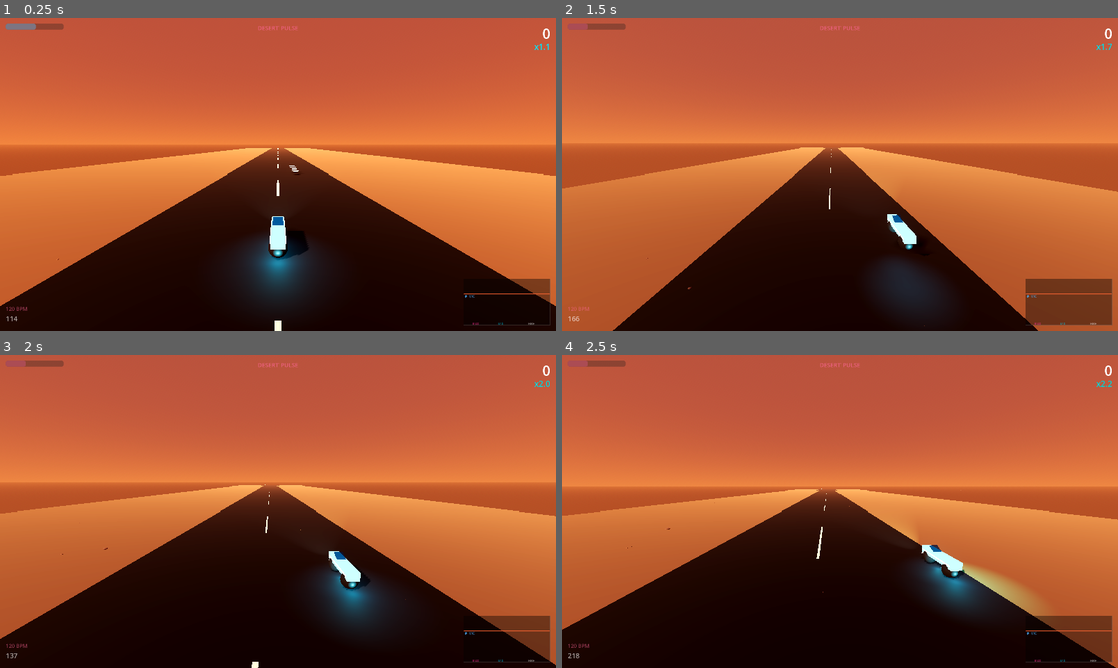
Above: before the commit, frames 1-4 (two rows, left to right).
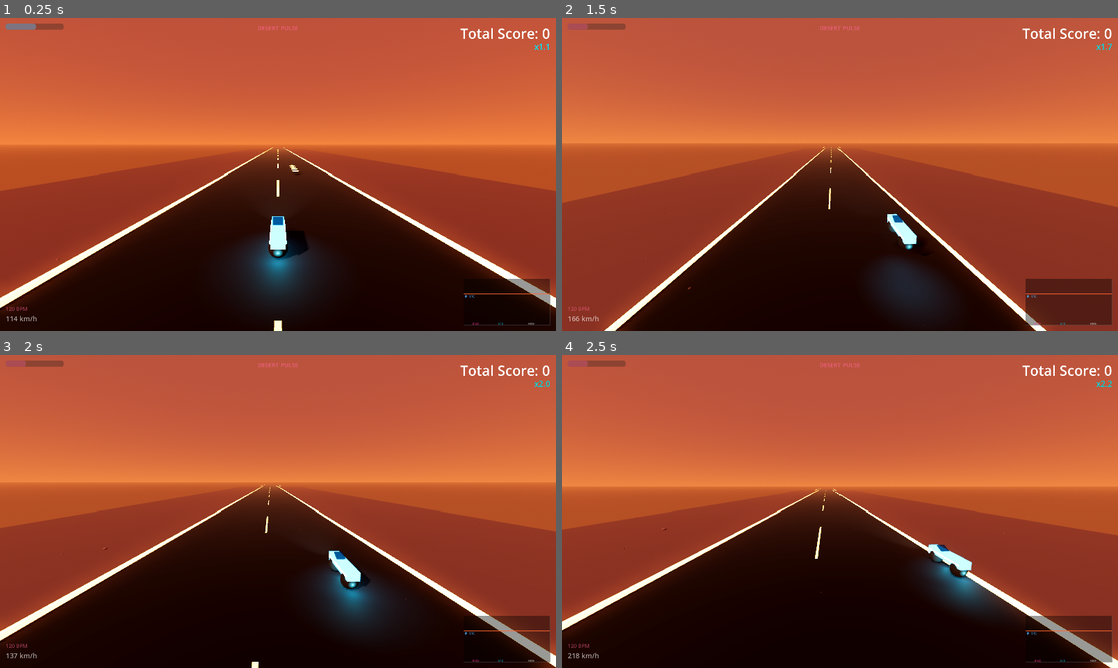
Above: after the commit, the same moments.

Repository: scschwa/claude-code-app-moto-game
Game: Godot game, scene res://scenes/main.tscn
Two runs of this game, one before a commit and one after it. Both use one fixed random seed, a clock stepped at 60 frames per second and the inputs below.
Inputs:
- Up to frame 1 (0.25 s): no input
- Up to frame 2 (1.5 s): hold E (lane_switch_right) 0.53-1.28 s; tap Shift (boost) at 0.6, 1.35 s; tap Space (jump) at 0.77 s; hold S (brake) from 1.28 s (still down)
- Up to frame 3 (2 s): keep holding S (brake); tap Space (jump) at 1.52 s
- Up to frame 4 (2.5 s): release S (brake) at 2.03 s; hold E (lane_switch_right) from 2.03 s (still down); tap Shift (boost) at 2.1 s

The runs differ from the first frame. In frame 1, 22% of the frame differs, in the area x 0-100%, y 3-100%; in frame 2, 30%; in frame 3, 22%; in frame 4, 22%.

Commit message:
Add gameplay polish: void edges, obstacle break, combo popups, curve tracking, AA
- Richer coin SFX: low 280-600Hz bell/gong with sub-bass, FM synthesis, shimmer
- Road drop-off edges: void material with purple emission, glowing orange edge strips
- Off-road detection: bike blinks out and respawns at road center
- Bike follows road curves: lateral clamp now relative to road_center_x
- Score label: "Total Score:" prefix with alarm-clock monospace font (Consolas)
- 3D combo popups: centered below bike, text scales aggressively with combo count
- Speed label: now shows "km/h" unit
- Edge smoothing: MSAA 4X + FXAA via viewport settings
- Obstacle break-apart: flash + 5 spinning/flying/fading fragments on collision
- Coin pickup radius: 1.5x larger (0.6 → 0.9) for forgiving collection
- Road edge clamp margin reduced (1.0 → 0.5) for tighter steering

Co-Authored-By: Claude Opus 4.6 <noreply@anthropic.com>

Diff:
--- a/scenes/hud.tscn
+++ b/scenes/hud.tscn
@@ -10,14 +10,14 @@
 anchors_preset = 1
 anchor_left = 1.0
 anchor_right = 1.0
-offset_left = -300.0
+offset_left = -550.0
 offset_top = 20.0
 offset_right = -20.0
 offset_bottom = 80.0
 theme_override_colors/font_color = Color(1, 1, 1, 1)
 theme_override_font_sizes/font_size = 48
 horizontal_alignment = 2
-text = "0"
+text = "Total Score: 0"
 
 [node name="MultiplierLabel" type="Label" parent="."]
 visible = false
@@ -64,11 +64,11 @@
 anchor_bottom = 1.0
 offset_left = 20.0
 offset_top = -60.0
-offset_right = 160.0
+offset_right = 240.0
 offset_bottom = -20.0
 theme_override_colors/font_color = Color(1, 1, 1, 0.6)
 theme_override_font_sizes/font_size = 24
-text = "0"
+text = "0 km/h"
 
 [node name="BPMLabel" type="Label" parent="."]
 anchors_preset = 2
--- a/scripts/bike_controller.gd
+++ b/scripts/bike_controller.gd
@@ -4,7 +4,7 @@
 ## jumping, boosting, and visual lean/tilt animations.
 
 signal coin_collected(value: int)
-signal obstacle_hit
+signal obstacle_hit(obstacle_area: Area3D)
 
 # --- Tuning --- (dialed back: 15% of diff for calm, 50% for loud)
 @export var base_speed: float = 28.5      # Dialed back: orig 30, prev 20 → 15%
@@ -39,6 +39,7 @@
 
 # Road bounds (updated by road generator)
 var road_half_width: float = 7.0
+var road_center_x: float = 0.0  # Curve offset — where the road center is in world X
 
 
 func _ready() -> void:
@@ -67,9 +68,18 @@
 	if Input.is_action_just_pressed("lane_switch_right"):
 		lateral_position += lane_width
 
-	# Clamp to road bounds
-	var max_x := road_half_width - 1.0
-	lateral_position = clampf(lateral_position, -max_x, max_x)
+	# Off-road safety net: if bike overshoots road edge, trigger hit and respawn center
+	var offset_from_road := lateral_position - road_center_x
+	if absf(offset_from_road) > road_half_width and invincible_timer <= 0.0:
+		obstacle_hit.emit(null)
+		invincible_timer = 2.0
+		current_speed *= 0.5
+		lateral_position = road_center_x  # Respawn at road center
+
+	# Clamp to road bounds (relative to road center)
+	var road_min := road_center_x - road_half_width + 0.5
+	var road_max := road_center_x + road_half_width - 0.5
+	lateral_position = clampf(lateral_position, road_min, road_max)
 
 	# Jump
 	if Input.is_action_just_pressed("jump") and is_grounded:
@@ -181,7 +191,7 @@
 		area.queue_free()
 	elif area.is_in_group("obstacle"):
 		if invincible_timer <= 0.0:
-			obstacle_hit.emit()
+			obstacle_hit.emit(area)
 			invincible_timer = 2.0
 			current_speed *= 0.5
 			# Controller rumble
--- a/scripts/hud.gd
+++ b/scripts/hud.gd
@@ -19,6 +19,14 @@
 func _ready() -> void:
 	if beat_flash:
 		beat_flash.color = Color(1.0, 1.0, 1.0, 0.0)
+
+	# Alarm-clock style monospace font for score display
+	if score_label:
+		var mono_font := SystemFont.new()
+		mono_font.font_names = PackedStringArray(["Consolas", "Courier New", "Lucida Console"])
+		mono_font.antialiasing = TextServer.FONT_ANTIALIASING_LCD
+		score_label.add_theme_font_override("font", mono_font)
+
 	# Wire the visualizer to the audio reactor (deferred so audio_reactor is set by main.gd)
 	_wire_visualizer.call_deferred()
 
@@ -45,7 +53,7 @@
 
 func update_score(value: int) -> void:
 	if score_label:
-		score_label.text = "%d" % value
+		score_label.text = "Total Score: %d" % value
 		var tween := create_tween()
 		tween.tween_property(score_label, "scale", Vector2(1.3, 1.3), 0.05)
 		tween.tween_property(score_label, "scale", Vector2(1.0, 1.0), 0.15)
@@ -62,16 +70,10 @@
 			multiplier_label.visible = false
 
 
-func update_combo(value: int) -> void:
+func update_combo(_value: int) -> void:
+	# Combo display is now handled by 3D world-space popups from main.gd
 	if combo_label:
-		if value > 2:
-			combo_label.text = "%d COMBO" % value
-			combo_label.visible = true
-			var tween := create_tween()
-			tween.tween_property(combo_label, "scale", Vector2(1.4, 1.4), 0.04)
-			tween.tween_property(combo_label, "scale", Vector2(1.0, 1.0), 0.12)
-		else:
-			combo_label.visible = false
+		combo_label.visible = false
 
 
 func update_boost(value: float, max_value: float) -> void:
@@ -87,4 +89,4 @@
 func update_speed(speed: float, max_speed: float) -> void:
 	if speed_label:
 		var display_speed := int(speed * 3.6)
-		speed_label.text = "%d" % display_speed
+		speed_label.text = "%d km/h" % display_speed
--- a/scripts/main.gd
+++ b/scripts/main.gd
@@ -13,8 +13,14 @@
 
 const ScorePopupScript := preload("res://scripts/score_popup.gd")
 
+var _combo_popup_side: float = 1.0  # Alternates ±1 for left/right combo popups
+
 
 func _ready() -> void:
+	# Edge smoothing — MSAA removes geometry aliasing, FXAA catches the rest
+	get_viewport().msaa_3d = Viewport.MSAA_4X
+	get_viewport().screen_space_aa = Viewport.SCREEN_SPACE_AA_FXAA
+
 	# Wire up references
 	bike.audio_reactor = audio_reactor
 	road_generator.audio_reactor = audio_reactor
@@ -31,6 +37,7 @@
 	score_manager.score_changed.connect(hud.update_score)
 	score_manager.multiplier_changed.connect(hud.update_multiplier)
 	score_manager.combo_changed.connect(hud.update_combo)
+	score_manager.combo_changed.connect(_on_combo_changed)
 	score_manager.score_popup_requested.connect(_on_score_popup)
 
 	# Controller rumble on beat
@@ -64,9 +71,25 @@
 	Input.start_joy_vibration(0, 0.1, 0.0, 0.05)
 
 
-func _on_obstacle_hit() -> void:
+func _on_obstacle_hit(obstacle_area: Area3D) -> void:
 	score_manager.on_obstacle_hit()
 	sfx.play_hit()
+	# Break the obstacle apart if it's a real obstacle (not off-road null)
+	if obstacle_area != null:
+		_break_obstacle(obstacle_area)
+
+
+func _on_combo_changed(combo_count: int) -> void:
+	# Spawn 3D combo popup centered below the bike
+	if combo_count > 2:
+		var popup: Node3D = ScorePopupScript.new()
+		add_child(popup)
+		var spawn_pos := bike.global_position + Vector3(
+			0.0,
+			-0.5,
+			-0.3
+		)
+		popup.setup_combo(combo_count, spawn_pos, 0.0)
 
 
 func _on_score_popup(points: int, combo_count: int) -> void:
@@ -81,6 +104,86 @@
 	popup.setup(points, combo_count, spawn_pos)
 
 
+func _break_obstacle(obstacle_area: Area3D) -> void:
+	## Flash the obstacle bright and break it into flying/spinning/fading fragments.
+	var obstacle_node: Node3D = obstacle_area.get_parent() as Node3D
+	if obstacle_node == null:
+		return
+
+	# Find and hide the original mesh, disable collision
+	var original_mesh: MeshInstance3D = null
+	for child in obstacle_node.get_children():
+		if child is MeshInstance3D:
+			original_mesh = child
+			child.visible = false
+		if child is Area3D:
+			child.monitoring = false
+			child.monitorable = false
+
+	var break_pos: Vector3 = obstacle_node.global_position
+	if original_mesh == null:
+		break_pos += Vector3(0, 0.5, 0)
+
+	# Bright flash material for fragments
+	var flash_mat := StandardMaterial3D.new()
+	flash_mat.transparency = BaseMaterial3D.TRANSPARENCY_ALPHA
+	flash_mat.albedo_color = Color(1.0, 0.9, 0.7, 1.0)
+	flash_mat.emission_enabled = true
+	flash_mat.emission = Color(1.0, 0.6, 0.2)
+	flash_mat.emission_energy_multiplier = 5.0
+
+	# Spawn fragment boxes
+	var fragment_count := 5
+	for i in fragment_count:
+		var frag := MeshInstance3D.new()
+		var frag_box := BoxMesh.new()
+		var frag_size := randf_range(0.2, 0.6)
+		frag_box.size = Vector3(frag_size, frag_size * randf_range(0.5, 1.5), frag_size * randf_range(0.5, 1.5))
+		frag_box.material = flash_mat
+		frag.mesh = frag_box
+		frag.global_position = break_pos + Vector3(
+			randf_range(-0.5, 0.5),
+			randf_range(0.0, 0.8),
+			randf_range(-0.5, 0.5)
+		)
+		add_child(frag)
+
+		# Fly outward + upward, then gravity drop
+		var fly_dir := Vector3(
+			randf_range(-3.0, 3.0),
+			randf_range(2.0, 5.0),
+			randf_range(-2.0, 2.0)
+		)
+		var end_pos := frag.global_position + fly_dir
+
+		var move_tw := create_tween()
+		move_tw.tween_property(frag, "global_position", end_pos, 0.4) \
+			.set_ease(Tween.EASE_OUT).set_trans(Tween.TRANS_QUAD)
+		# Gravity drop
+		move_tw.tween_property(frag, "global_position:y", end_pos.y - 4.0, 0.4) \
+			.set_ease(Tween.EASE_IN).set_trans(Tween.TRANS_QUAD)
+
+		# Random spin
+		var spin_tw := create_tween()
+		var spin_axis := Vector3(randf_range(-1, 1), randf_range(-1, 1), randf_range(-1, 1)).normalized()
+		var spin_amount := randf_range(PI * 2, PI * 6)
+		spin_tw.tween_property(frag, "rotation", spin_axis * spin_amount, 0.8) \
+			.set_ease(Tween.EASE_OUT).set_trans(Tween.TRANS_QUAD)
+
+		# Scale down to nothing
+		var scale_tw := create_tween()
+		scale_tw.tween_interval(0.3)
+		scale_tw.tween_property(frag, "scale", Vector3.ONE * 0.05, 0.5)
+
+		# Self-destruct fragment
+		scale_tw.tween_callback(frag.queue_free)
+
+	# Remove the original obstacle after fragments are done
+	var cleanup_tw := create_tween()
+	cleanup_tw.tween_interval(1.0)
+	cleanup_tw.tween_callback(obstacle_node.queue_free)
+
+
 func _on_beat() -> void:
 	# Subtle controller rumble on beat
 	if audio_reactor.bass > 0.3:
--- a/scripts/road_generator.gd
+++ b/scripts/road_generator.gd
@@ -29,6 +29,8 @@
 # Materials (created procedurally)
 var _road_material: StandardMaterial3D
 var _desert_material: StandardMaterial3D
+var _void_material: StandardMaterial3D
+var _edge_material: StandardMaterial3D
 var _line_material: StandardMaterial3D
 
 
@@ -75,6 +77,7 @@
 	# Update bike road bounds from a segment near the bike (index ~2)
 	if _segments.size() > 2:
 		bike.road_half_width = _segments[2].width / 2.0
+		bike.road_center_x = _segments[2].curve_offset
 
 	# Spawn timers
 	_obstacle_cooldown -= delta
@@ -128,11 +131,17 @@
 	seg.center_line = _create_center_line(seg.width)
 	seg_node.add_child(seg.center_line)
 
-	# Desert terrain on both sides
+	# Void drop-off terrain on both sides
 	seg.left_terrain = _create_terrain_side(-seg.width / 2.0 - 15.0, 30.0)
 	seg_node.add_child(seg.left_terrain)
 	seg.right_terrain = _create_terrain_side(seg.width / 2.0 + 15.0, 30.0)
 	seg_node.add_child(seg.right_terrain)
+
+	# Glowing edge strips along road borders
+	var left_edge := _create_edge_strip(-seg.width / 2.0)
+	seg_node.add_child(left_edge)
+	var right_edge := _create_edge_strip(seg.width / 2.0)
+	seg_node.add_child(right_edge)
 
 	# Spawn obstacles on this segment
 	_maybe_spawn_obstacles(seg_node, seg.width)
@@ -168,10 +177,22 @@
 	var mesh_instance := MeshInstance3D.new()
 	var plane := PlaneMesh.new()
 	plane.size = Vector2(width, segment_length)
-	plane.material = _desert_material
+	plane.material = _void_material
 	mesh_instance.mesh = plane
 	mesh_instance.position.x = x_offset
-	mesh_instance.position.y = -0.05
+	mesh_instance.position.y = -2.0  # Visible drop-off below road level
+	return mesh_instance
+
+
+func _create_edge_strip(x_pos: float) -> MeshInstance3D:
+	## Thin glowing strip along the road border marking the drop-off edge.
+	var mesh_instance := MeshInstance3D.new()
+	var box := BoxMesh.new()
+	box.size = Vector3(0.15, 0.3, segment_length)
+	box.material = _edge_material
+	mesh_instance.mesh = box
+	mesh_instance.position.x = x_pos
+	mesh_instance.position.y = 0.0
 	return mesh_instance
 
 
@@ -291,7 +312,7 @@
 	area.add_to_group("coin")
 	var shape := CollisionShape3D.new()
 	var sphere_shape := SphereShape3D.new()
-	sphere_shape.radius = 0.6
+	sphere_shape.radius = 0.9  # 1.5x pickup radius for forgiving collection
 	shape.shape = sphere_shape
 	area.add_child(shape)
 	node.add_child(area)
@@ -310,10 +331,26 @@
 	_road_material.albedo_color = Color(0.12, 0.12, 0.15)
 	_road_material.roughness = 0.9
 
-	# Desert terrain — warm sandy color
+	# Desert terrain — warm sandy color (kept for far background)
 	_desert_material = StandardMaterial3D.new()
 	_desert_material.albedo_color = Color(0.76, 0.55, 0.3)
 	_desert_material.roughness = 1.0
+
+	# Void drop-off — dark semi-transparent with subtle purple emission
+	_void_material = StandardMaterial3D.new()
+	_void_material.transparency = BaseMaterial3D.TRANSPARENCY_ALPHA
+	_void_material.albedo_color = Color(0.05, 0.02, 0.1, 0.3)
+	_void_material.emission_enabled = true
+	_void_material.emission = Color(0.15, 0.05, 0.25)
+	_void_material.emission_energy_multiplier = 0.8
+	_void_material.roughness = 0.3
+
+	# Edge strip — glowing orange border along road edge
+	_edge_material = StandardMaterial3D.new()
+	_edge_material.albedo_color = Color(1.0, 0.5, 0.0, 1.0)
+	_edge_material.emission_enabled = true
+	_edge_material.emission = Color(1.0, 0.4, 0.0)
+	_edge_material.emission_energy_multiplier = 3.0
 
 	# Lane markings — bright white/yellow
 	_line_material = StandardMaterial3D.new()
--- a/scripts/score_popup.gd
+++ b/scripts/score_popup.gd
@@ -57,3 +57,47 @@
 
 	# Self-destruct after longest animation
 	fade_tween.tween_callback(queue_free)
+
+
+func setup_combo(combo_count: int, spawn_position: Vector3, _side: float) -> void:
+	## Centered combo popup below the bike. Text grows aggressively with combo.
+	global_position = spawn_position
+	scale = Vector3.ONE * 0.01
+
+	_label = Label3D.new()
+	_label.text = "%dx Combo" % combo_count
+	# Font size grows aggressively: 48 at combo 3, up to 200+ at high combos
+	_label.font_size = 48 + combo_count * 8
+	_label.billboard = BaseMaterial3D.BILLBOARD_ENABLED
+	_label.no_depth_test = true
+	_label.horizontal_alignment = HORIZONTAL_ALIGNMENT_CENTER
+	_label.modulate = _color_for_combo(combo_count)
+	_label.outline_modulate = Color(0, 0, 0, 0.8)
+	_label.outline_size = 12
+	add_child(_label)
+
+	_animate_combo(combo_count)
+
+
+func _animate_combo(combo_count: int) -> void:
+	## Pop in centered, scale aggressively with combo, float down slightly, fade out.
+	# Peak scale grows much more with combo: 0.3 at combo 3, huge at combo 15+
+	var peak_scale := 0.3 + clampf(combo_count * 0.08, 0.0, 2.5)
+
+	# Scale: pop in with overshoot, then shrink
+	var scale_tween := create_tween()
+	scale_tween.tween_property(self, "scale", Vector3.ONE * peak_scale, 0.1) \
+		.set_ease(Tween.EASE_OUT).set_trans(Tween.TRANS_BACK)
+	scale_tween.tween_property(self, "scale", Vector3.ONE * 0.05, 0.8) \
+		.set_ease(Tween.EASE_IN).set_trans(Tween.TRANS_QUAD)
+
+	# Float downward slightly from spawn point
+	var down_tween := create_tween()
+	down_tween.tween_property(self, "position:y", position.y - 1.0, 0.9) \
+		.set_ease(Tween.EASE_OUT).set_trans(Tween.TRANS_QUAD)
+
+	# Fade out
+	var fade_tween := create_tween()
+	fade_tween.tween_interval(0.25)
+	fade_tween.tween_property(_label, "modulate:a", 0.0, 0.65)
+	fade_tween.tween_callback(queue_free)
--- a/scripts/sfx_manager.gd
+++ b/scripts/sfx_manager.gd
@@ -43,20 +43,21 @@
 
 
 func _generate_coin_sound(combo: int = 0) -> AudioStreamWAV:
-	## Futuristic ascending ding with FM synthesis.
-	## Intensity scales with combo tier: higher pitch, more harmonics,
-	## FM modulation, second voice, and noise whoosh at high combos.
+	## Resonant bell/gong with FM synthesis — low, rich tone.
+	## Intensity scales with combo tier: deeper body, more harmonics,
+	## sub-bass octave, detuned gong voice, and shimmer at high combos.
 	var tier := _combo_to_tier(combo)
-	var sample_rate := 22050
+	var sample_rate := 44100  # Higher rate for cleaner low frequencies
 
-	# Parameters scaled by tier
-	var base_freq := 1200.0 + tier * 200.0          # 1200 Hz to 2600 Hz
-	var sweep_ratio := 1.2 + tier * 0.114            # 1.2x to ~2.0x
-	var num_harmonics := 2 + int(tier * 0.7)         # 2 to 6
-	var duration := 0.12 + tier * 0.018              # 120ms to ~250ms
-	var fm_index := maxf(0.0, (tier - 1.5) * 0.75)  # 0 for tier 0-1, ramps up
-	var has_second_voice := tier >= 4
-	var has_whoosh := tier >= 6
+	# Parameters scaled by tier — much lower base than before
+	var base_freq := 280.0 + tier * 40.0             # 280 Hz to 600 Hz (was 1200-2600)
+	var sweep_ratio := 1.05 + tier * 0.03            # 1.05x to ~1.29x — subtle sweep
+	var num_harmonics := 3 + int(tier * 0.85)        # 3 to 9 — richer body
+	var duration := 0.25 + tier * 0.04               # 250ms to ~570ms — longer resonance
+	var fm_index := maxf(0.0, (tier - 2.0) * 0.6)   # 0 for tier 0-2, gentler onset
+	var has_sub_bass := tier >= 1
+	var has_second_voice := tier >= 3                 # Gong beating at tier 3+
+	var has_shimmer := tier >= 6
 
 	var sample_count := int(sample_rate * duration)
 	var data := PackedByteArray()
@@ -66,40 +67,48 @@
 		var t := float(i) / sample_rate
 		var progress := float(i) / sample_count
 
-		# Ascending frequency sweep
+		# Gentle ascending frequency sweep
 		var freq := base_freq + (base_freq * sweep_ratio - base_freq) * progress
 
-		# FM synthesis: modulate carrier with modulator for digital quality
-		var fm_mod := sin(t * base_freq * 1.5 * TAU) * fm_index
+		# FM synthesis: modulate carrier with modulator for metallic bell quality
+		var fm_mod := sin(t * base_freq * 1.41 * TAU) * fm_index
 
-		# Envelope: sharp attack, exponential decay
-		var envelope := pow(1.0 - progress, 1.5 + tier * 0.2)
-		# Quick attack ramp (first 5%)
-		if progress < 0.05:
-			envelope *= progress / 0.05
+		# Bell envelope: sharp attack, slow exponential decay for resonance
+		var envelope := pow(1.0 - progress, 0.8 + tier * 0.15)
+		# Quick attack ramp (first 3%)
+		if progress < 0.03:
+			envelope *= progress / 0.03
 
 		# Main carrier with FM modulation
 		var sample := sin(t * freq * TAU + fm_mod) * envelope
 
-		# Harmonics (each at decreasing amplitude)
+		# Rich harmonics (each at decreasing amplitude) — bell overtones
 		for h in range(1, num_harmonics):
-			var h_amp := 0.3 / float(h + 1)
-			sample += sin(t * freq * float(h + 1) * TAU + fm_mod) * envelope * h_amp
+			var h_amp := 0.35 / float(h + 1)
+			# Bell-like inharmonic partials: slightly detuned from integer ratios
+			var partial_ratio := float(h + 1) + 0.01 * float(h)
+			sample += sin(t * freq * partial_ratio * TAU + fm_mod * 0.5) * envelope * h_amp
 
-		# Second voice at musical fifth (tier 4+, delayed onset)
-		if has_second_voice and progress > 0.08:
-			var voice2_progress := (progress - 0.08) / 0.92
-			var voice2_env := pow(1.0 - voice2_progress, 2.0)
-			var voice2_freq := freq * 1.5  # Perfect fifth
-			sample += sin(t * voice2_freq * TAU) * voice2_env * 0.25
+		# Sub-bass: octave below adds warmth and body (tier 1+)
+		if has_sub_bass:
+			var sub_env := pow(1.0 - progress, 1.2) * 0.3
+			sample += sin(t * freq * 0.5 * TAU) * sub_env
 
-		# Noise whoosh burst (tier 6+)
-		if has_whoosh:
-			var whoosh_env := pow(maxf(1.0 - progress * 3.0, 0.0), 2.0) * 0.08
-			sample += randf_range(-1.0, 1.0) * whoosh_env
+		# Second voice: slightly detuned octave for gong beating (tier 3+)
+		if has_second_voice and progress > 0.05:
+			var voice2_progress := (progress - 0.05) / 0.95
+			var voice2_env := pow(1.0 - voice2_progress, 1.5) * 0.2
+			var voice2_freq := freq * 2.003  # Slight detune creates beating
+			sample += sin(t * voice2_freq * TAU) * voice2_env
 
-		# Soft clip with tier-scaled drive
-		sample = clampf(sample * (0.8 + tier * 0.05), -1.0, 1.0)
+		# High shimmer burst (tier 6+) — adds sparkle at extreme combos
+		if has_shimmer:
+			var shimmer_env := pow(maxf(1.0 - progress * 2.5, 0.0), 2.0) * 0.06
+			sample += sin(t * freq * 5.03 * TAU) * shimmer_env
+			sample += randf_range(-1.0, 1.0) * shimmer_env * 0.3
+
+		# Soft clip with gentler drive for clean bell tone
+		sample = clampf(sample * (0.6 + tier * 0.04), -1.0, 1.0)
 
 		var value := int(clampf(sample, -1.0, 1.0) * 32000.0)
 		data[i * 2] = value & 0xFF
